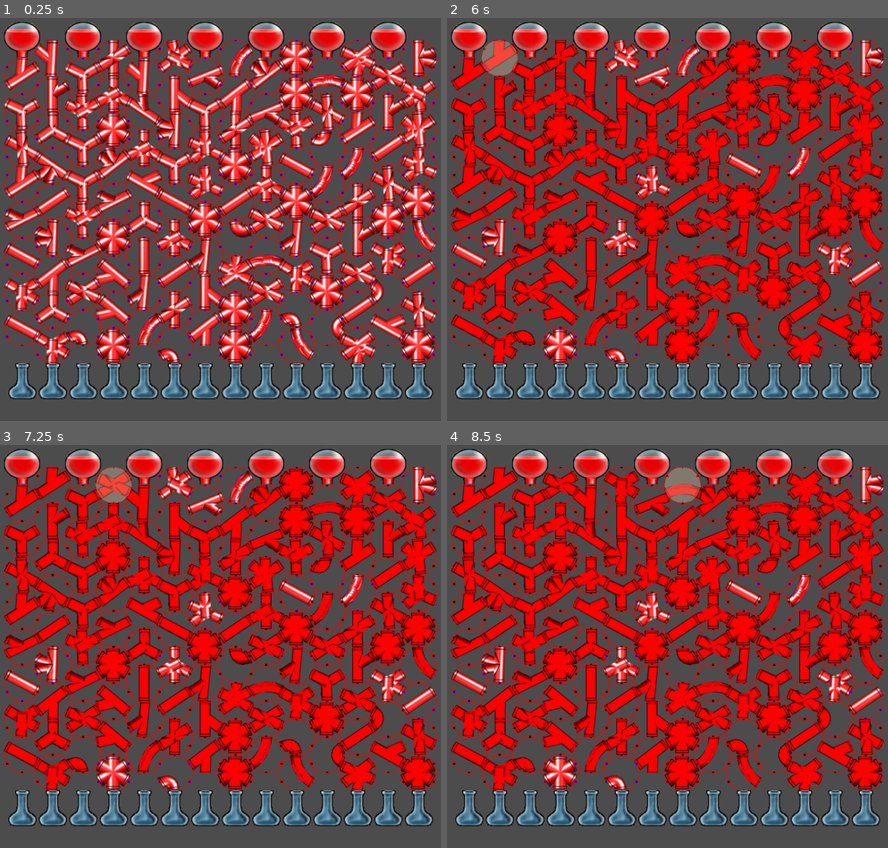
Above: before the commit, frames 1-4 (two rows, left to right).
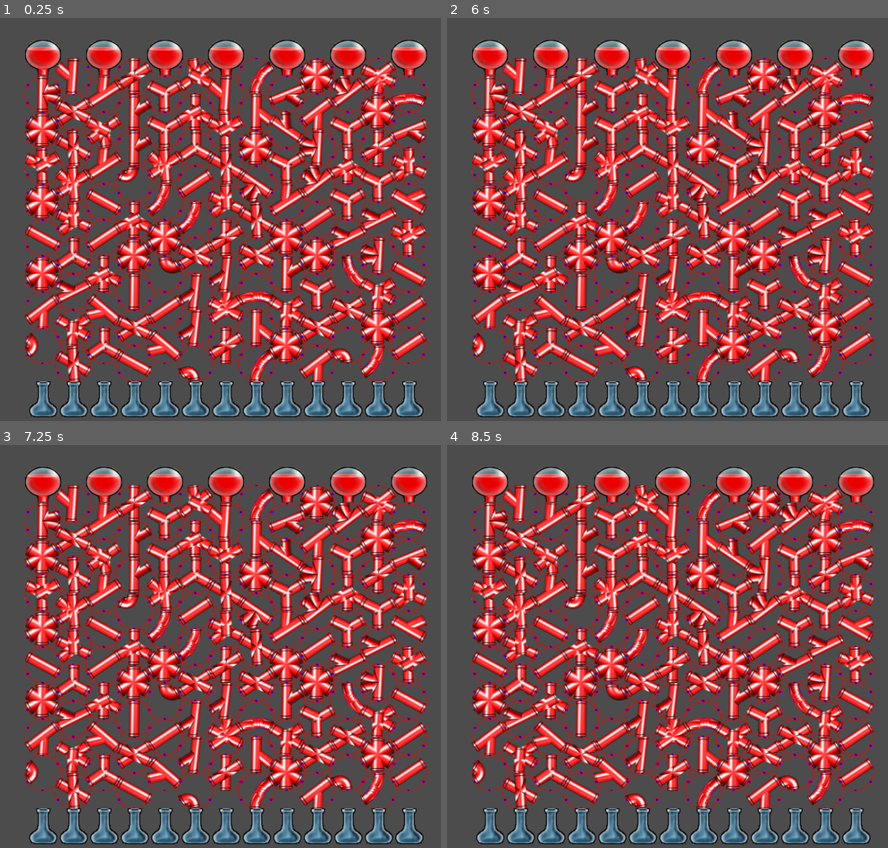
Above: after the commit, the same moments.

Repository: thummper/js-potion-maker
Game: Godot game, scene res://scenes/gameWindow.tscn
The game is run twice, just before and just after one commit, with the same random seed, the same clock (stepped at 60 frames per second) and the same inputs.
Inputs (mouse positions are in pixels of both pictures, inside the frame that each line leads up to):
- Up to frame 1 (0.25 s): no input
- Up to frame 2 (6 s): tap Enter at 0.5, 2, 3.5 s; move the mouse to (469, 38) at 0.52 s; click (469, 38) at 0.67 s; tap Space at 1.25, 2.75, 4.25 s; move the mouse to (530, 38) at 1.27 s; click (530, 38) at 1.42 s; move the mouse to (592, 38) at 2.02 s; click (592, 38) at 2.17 s; move the mouse to (654, 38) at 2.77 s; click (654, 38) at 2.92 s; move the mouse to (711, 38) at 3.52 s; click (711, 38) at 3.67 s; move the mouse to (773, 38) at 4.27 s; click (773, 38) at 4.42 s; move the mouse to (835, 38) at 5.02 s; click (835, 38) at 5.17 s; move the mouse to (499, 58) at 5.77 s; click (499, 58) at 5.92 s
- Up to frame 3 (7.25 s): move the mouse to (114, 485) at 6.52 s; click (114, 485) at 6.67 s
- Up to frame 4 (8.5 s): move the mouse to (623, 485) at 7.27 s; click (623, 485) at 7.42 s; move the mouse to (680, 485) at 8.02 s; click (680, 485) at 8.17 s

The runs differ from the first frame. In frame 1, 72% of the frame differs, in the area x 0-100%, y 0-100%; in frame 2, 74%; in frame 3, 74%; in frame 4, 74%.

Commit message:
Centered better
Ok so tile width is a bit weird. 


I added the constant "weirdPadding" awhile ago, when an item is added I typically do x += tileSize - weirdPadding. This makes the grid line up better. 

Weirdpadding needs to be instanced in the above node, gameWindow, so it can be used when calculating the space the grid takes, so grid padding can be calculated.

AHH

Diff:
--- a/scripts/gameWindow.gd
+++ b/scripts/gameWindow.gd
@@ -26,18 +26,22 @@
 
 	gridPadding  = tileSize / 2
 
-	var widthFactor = 1.25
+	var widthFactor = 1
 	var totalWidth = gridSize.x
 
 
-	gridWidth    = floor(   totalWidth / (tileSize / widthFactor))
+	gridWidth    = floor(   totalWidth / (tileSize - 9))
 	gridHeight   = floor(  (gridSize.y) / (tileSize / 2))
 
 
-	print(" Total width: ", totalWidth, " Taken Width: ", (gridWidth * (tileSize / widthFactor)))
 
-	var remainWidth  = totalWidth - (gridWidth * (tileSize / widthFactor))
+
+	var takenWidth = gridWidth * (tileSize - 9)
+
+	var remainWidth  = totalWidth - takenWidth
+
+	print(" Window Width: ", gridSize.x, " Taken: ", takenWidth, " Remain: ", remainWidth)
+
 	var remainHeight = gridSize.y - (gridHeight * tileSize)
 
-	gridStart    = Vector2(remainWidth / 2, 0)
-	print(" Grid Size: ", gridSize, " Width: ", gridWidth, " Height: ", gridHeight)
+	gridStart    = Vector2(tileSize / 2 + remainWidth / 2, tileSize / 2)
